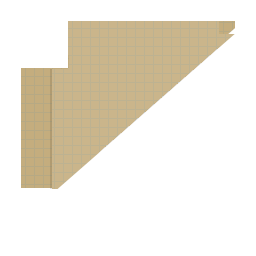
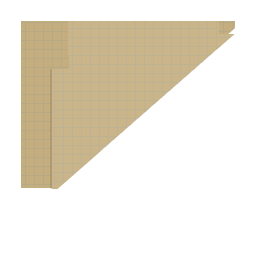
Layers edited between the first and the second 256 x 256 image:
added layer "Layer 6" above "Background" over [21, 21, 68, 68]
